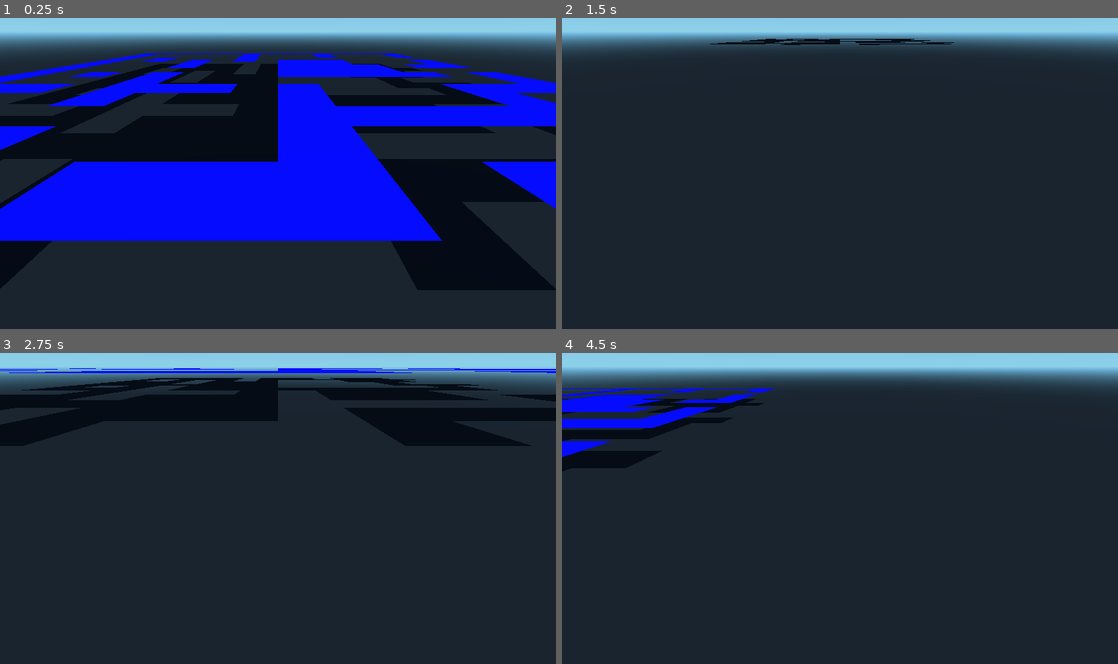
Above: before the commit, frames 1-4 (two rows, left to right).
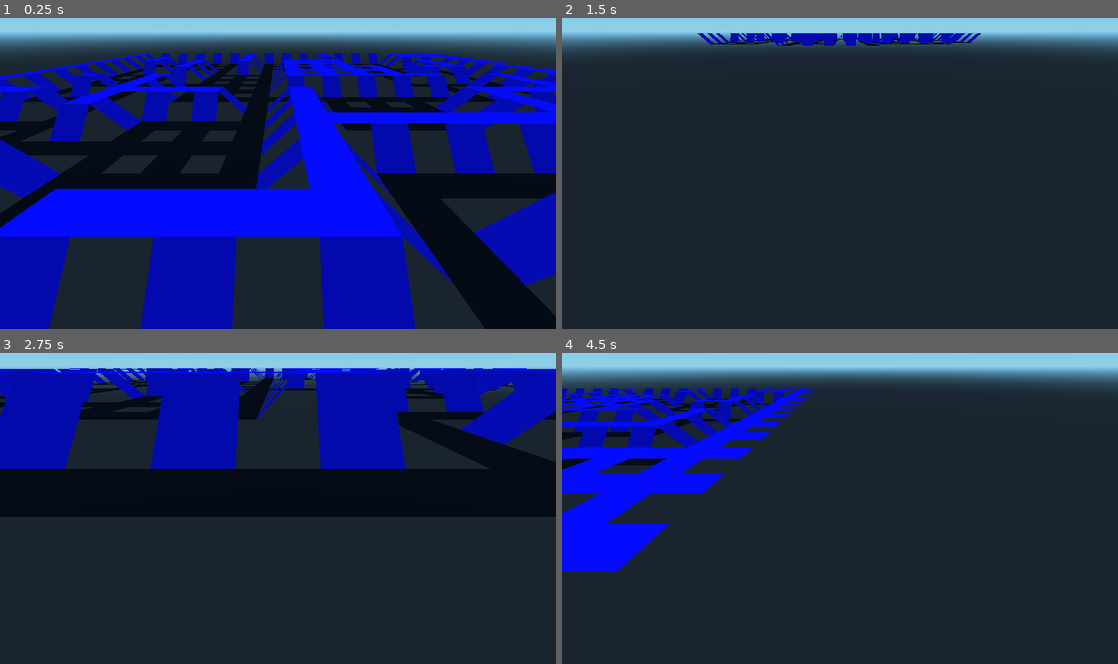
Above: after the commit, the same moments.

Repository: MichaelReel/3DAreaGen
Game: Godot game, scene res://scenes/Root.tscn
The game is run twice, just before and just after one commit, with the same random seed, the same clock (stepped at 60 frames per second) and the same inputs.
Inputs:
- Up to frame 1 (0.25 s): no input
- Up to frame 2 (1.5 s): tap Enter at 0.5 s; hold Keypad 2 (camera_backward) 0.53-1.28 s; tap Keypad 1 (camera_down) at 1.35 s
- Up to frame 3 (2.75 s): tap Space at 2 s; hold Keypad 8 (camera_forward) from 2.03 s (still down)
- Up to frame 4 (4.5 s): release Keypad 8 (camera_forward) at 2.78 s; tap Keypad 4 (camera_left) at 2.85 s; tap Enter at 3.5 s; hold Keypad 6 (camera_right) 3.53-4.28 s; tap Keypad 7 (camera_up) at 4.35 s

The runs differ from the first frame. In frame 1, 44% of the frame differs, in the area x 0-100%, y 11-100%; in frame 2, 1.3%; in frame 3, 37%; in frame 4, 11%.

Commit message:
Faffed about with mesh generation. Added some basic slopes between heights. Need to add corner slopes.

Diff:
--- a/scenes/AreaMesh.tscn
+++ b/scenes/AreaMesh.tscn
@@ -15,7 +15,7 @@
 render_priority = 0
 shader = SubResource( 1 )
 
-[node name="Spatial" type="Spatial"]
+[node name="Spatial" type="Spatial" index="0"]
 
 [node name="MeshInstance" type="MeshInstance" parent="." index="0"]
 
@@ -32,6 +32,7 @@
 skeleton = NodePath("..")
 script = ExtResource( 1 )
 _sections_unfolded = [ "Geometry", "Visibility" ]
-grid_size = Vector2( 16, 16 )
+grid_size = Vector2( 32, 32 )
 max_height = 0.03125
 gen_seed = 0
+slope_width = 1.0
--- a/scenes/Root.tscn
+++ b/scenes/Root.tscn
@@ -3,7 +3,7 @@
 [ext_resource path="res://scenes/AreaMesh.tscn" type="PackedScene" id=1]
 [ext_resource path="res://scripts/CameraControl.gd" type="Script" id=2]
 
-[node name="Root" type="Spatial" index="0"]
+[node name="Root" type="Spatial"]
 
 [node name="AreaMesh" parent="." index="0" instance=ExtResource( 1 )]
 
--- a/scripts/AreaMesh.gd
+++ b/scripts/AreaMesh.gd
@@ -2,67 +2,42 @@
 
 var BaseLayout = load("res://scripts/RoguishGenerator.gd")
 
-export(Vector2) var grid_size  = Vector2(16,16)
-export(float)   var max_height = 1.0 / 32.0
-export(int)     var gen_seed   = 0
+export(Vector2) var grid_size   = Vector2(32,32)
+export(float)   var max_height  = 1.0 / 32.0
+export(int)     var gen_seed    = 0
+export(float)   var slope_width = 1.0
 
 func _ready():
 
 	print ("grid_size: ", self.grid_size, ", gen_seed: ", self.gen_seed)
 
-	var data = BaseLayout.new(self.grid_size, self.gen_seed)
-	var cell_scale = Vector3(1 / grid_size.x, 1 / grid_size.y, max_height)
+	var base_grid_size = (grid_size / 2).floor()
+
+	var data = BaseLayout.new(base_grid_size, self.gen_seed)
+
+	var gx = base_grid_size.x
+	var gz = base_grid_size.y    # Y in tile map is Z in 3D space
+	var sw = slope_width         # This is how wide a slope compared to a tile
+
+	var cell_scale = Vector3(1.0 / (gx + ((gx - 1) * sw)), max_height, 1.0 / (gz + ((gz - 1) * sw)) )
+	var cell_delta = Vector3(cell_scale.x + (cell_scale.x * sw), 0.0, cell_scale.z + (cell_scale.z * sw))
 
 	var surf_tool = SurfaceTool.new()
 	surf_tool.begin(Mesh.PRIMITIVE_TRIANGLES)
 
 	print ("used_rect: ", data.get_used_rect())
 
-	for cy in range(int(grid_size.y) - 1):
-		for cx in range(int(grid_size.x) - 1):
-
-			var x = cx
-			var y = cy
-			var x2 = (cx + 1)
-			var y2 = (cy + 1)
-
-			var this_cell = 1.0 if data.get_cell(x , y) else 0.0
-
-			var tl = Vector3(cell_scale.x *  cx     , cell_scale.z * this_cell, cell_scale.y *  cy     )
-			var tr = Vector3(cell_scale.x * (cx + 1), cell_scale.z * this_cell, cell_scale.y *  cy     )
-			var bl = Vector3(cell_scale.x *  cx     , cell_scale.z * this_cell, cell_scale.y * (cy + 1))
-			var br = Vector3(cell_scale.x * (cx + 1), cell_scale.z * this_cell, cell_scale.y * (cy + 1))
-
-			var tlUv = Vector2(0,0)
-			var trUv = Vector2(1,0)
-			var blUv = Vector2(0,1)
-			var brUv = Vector2(1,1)
-
-			var color = Color(0.0, 0.0, this_cell)
-
-			surf_tool.add_color(color)
-			# surf_tool.add_uv(tlUv)
-			surf_tool.add_vertex(tl)
-
-			surf_tool.add_color(color)
-			# surf_tool.add_uv(trUv)
-			surf_tool.add_vertex(tr)
-
-			surf_tool.add_color(color)
-			# surf_tool.add_uv(blUv)
-			surf_tool.add_vertex(bl)
-
-			surf_tool.add_color(color)
-			# surf_tool.add_uv(blUv)
-			surf_tool.add_vertex(bl)
-
-			surf_tool.add_color(color)
-			# surf_tool.add_uv(trUv)
-			surf_tool.add_vertex(tr)
-
-			surf_tool.add_color(color)
-			# surf_tool.add_uv(brUv)
-			surf_tool.add_vertex(br)
+	for cy in range(int(grid_size.y) + 2):
+		for cx in range(int(grid_size.x) + 2):
+			if cx % 2 and cy % 2:
+				# If both cells are odd, this is a flat bit
+				draw_flat(surf_tool, cell_delta, cell_scale, data, (cx - 1) / 2, (cy - 1) / 2)
+			elif cx % 2:
+				# X only is odd then is a slope in the Z direction
+				draw_y_slope(surf_tool, cell_delta, cell_scale, data, (cx - 1) / 2, cy / 2)
+			elif cy % 2:
+				# X only is odd then is a slope in the Z direction
+				draw_x_slope(surf_tool, cell_delta, cell_scale, data, cx / 2, (cy - 1) / 2)
 
 	surf_tool.generate_normals()
 	surf_tool.index()
@@ -70,3 +45,83 @@
 	var mesh = Mesh.new()
 	surf_tool.commit(mesh)
 	self.set_mesh(mesh)
+
+func draw_y_slope(surf_tool, cell_delta, cell_scale, data, data_x, data_y):
+	var x = cell_delta.x * data_x
+	var z = cell_delta.z * data_y + cell_scale.z
+
+	var x2 = x + cell_scale.x
+	var z2 = (data_y + 1) * cell_delta.z
+
+	var elevate = 1.0 if data.get_cell(data_x, data_y) else 0.0
+	var elevate2 = 1.0 if data.get_cell(data_x, data_y + 1) else 0.0
+	var y = cell_scale.y * elevate
+	var y2 = cell_scale.y * elevate2
+
+	var tl = Vector3(x , y , z )
+	var tr = Vector3(x2, y , z )
+	var bl = Vector3(x , y2, z2)
+	var br = Vector3(x2, y2, z2)
+
+	var color = Color(0.0, 0.0, (elevate + elevate2) / 2.0)
+
+	draw_quad(surf_tool, tl, tr, bl, br, color)
+
+func draw_x_slope(surf_tool, cell_delta, cell_scale, data, data_x, data_y):
+		var x = cell_delta.x * data_x + cell_scale.x
+		var z = cell_delta.z * data_y
+
+		var x2 = (data_x + 1) * cell_delta.x
+		var z2 = z + cell_scale.z
+
+		var elevate = 1.0 if data.get_cell(data_x, data_y) else 0.0
+		var elevate2 = 1.0 if data.get_cell(data_x + 1, data_y) else 0.0
+		var y = cell_scale.y * elevate
+		var y2 = cell_scale.y * elevate2
+
+		var tl = Vector3(x , y , z )
+		var tr = Vector3(x2, y2, z )
+		var bl = Vector3(x , y , z2)
+		var br = Vector3(x2, y2, z2)
+
+		var color = Color(0.0, 0.0, (elevate + elevate2) / 2.0)
+
+		draw_quad(surf_tool, tl, tr, bl, br, color)
+
+func draw_flat(surf_tool, cell_delta, cell_scale, data, data_x, data_y):
+	var x = cell_delta.x * data_x
+	var z = cell_delta.z * data_y
+
+	var x2 = x + cell_scale.x
+	var z2 = z + cell_scale.z
+
+	var elevate = 1.0 if data.get_cell(data_x, data_y) else 0.0
+	var y = cell_scale.y * elevate
+
+	var tl = Vector3(x , y, z )
+	var tr = Vector3(x2, y, z )
+	var bl = Vector3(x , y, z2)
+	var br = Vector3(x2, y, z2)
+
+	var color = Color(0.0, 0.0, elevate)
+
+	draw_quad(surf_tool, tl, tr, bl, br, color)
+
+func draw_quad(surf_tool, tl, tr, bl, br, color):
+	surf_tool.add_color(color)
+	surf_tool.add_vertex(tl)
+
+	surf_tool.add_color(color)
+	surf_tool.add_vertex(tr)
+
+	surf_tool.add_color(color)
+	surf_tool.add_vertex(bl)
+
+	surf_tool.add_color(color)
+	surf_tool.add_vertex(bl)
+
+	surf_tool.add_color(color)
+	surf_tool.add_vertex(tr)
+
+	surf_tool.add_color(color)
+	surf_tool.add_vertex(br)
